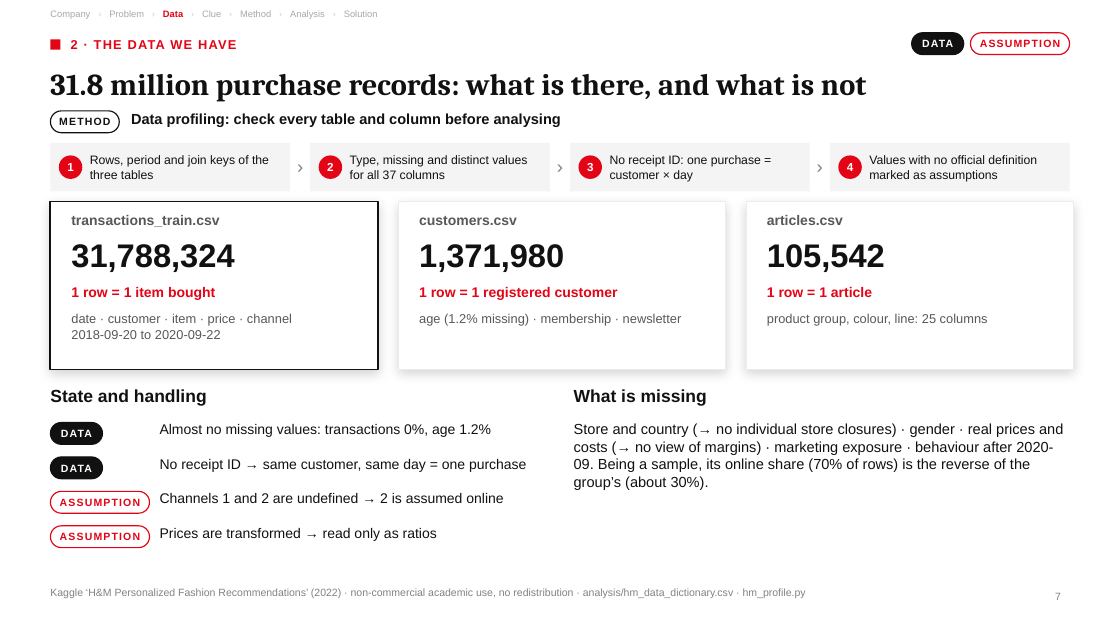
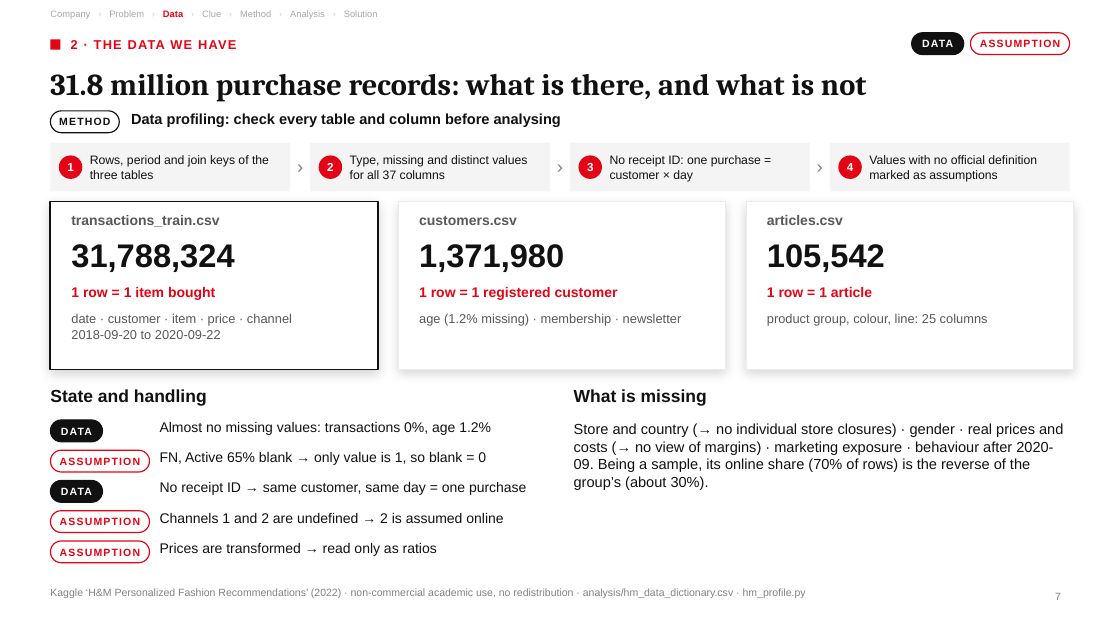
Before and after one commit to underthesun7213/social-data, a slide deck: slide 7 of presentation/hm_retention_deck_en.pptx. Drawn at 1120x630 pixels with LibreOffice and Linux fonts; fonts in the diff are those of the drawing. Boxes give left, top, right and bottom in pixels: in the first picture for what was removed or moved away, otherwise in the second. Text is boxed around its words. In the diff, an @@ line names an element or a change of style, - is before the commit and + after.

```diff
--- a/presentation/hm_retention_deck_en.pptx
+++ b/presentation/hm_retention_deck_en.pptx
@@ rounded rectangle "ASSUMPTION": place and size @@
-rounded rectangle "ASSUMPTION" at (50, 492, 150, 513)
+rounded rectangle "ASSUMPTION" at (50, 450, 150, 472)
@@ text "No receipt ID → same ...": place and size @@
-text "No receipt ID → same ..." at (160, 459, 526, 472)
+text "No receipt ID → same ..." at (160, 482, 526, 495)
@@ text added at (160, 452, 486, 465), 12 pt, text #111111 @@
+FN, Active 65% blank → only value is 1, so blank = 0
@@ rounded rectangle "DATA": place and size @@
-rounded rectangle "DATA" at (50, 457, 103, 479)
+rounded rectangle "DATA" at (50, 481, 103, 502)
@@ text "Channels 1 and 2 are ...": place and size @@
-text "Channels 1 and 2 are ..." at (160, 493, 503, 503)
+text "Channels 1 and 2 are ..." at (160, 513, 503, 523)
@@ rounded rectangle "ASSUMPTION": place and size @@
-rounded rectangle "ASSUMPTION" at (50, 526, 150, 548)
+rounded rectangle "ASSUMPTION" at (50, 511, 150, 533)
@@ text "Prices are transformed → read ...": place and size @@
-text "Prices are transformed → read ..." at (160, 528, 437, 541)
+text "Prices are transformed → read ..." at (160, 543, 437, 556)
@@ rounded rectangle added at (50, 541, 150, 563), fill #FFFFFF, outline #E30415 1 pt, 9 pt, text #E30415, bold @@
+ASSUMPTION
```
Also in this commit, not shown: 8 other slides changed, 1 slide added, 4 other files.
